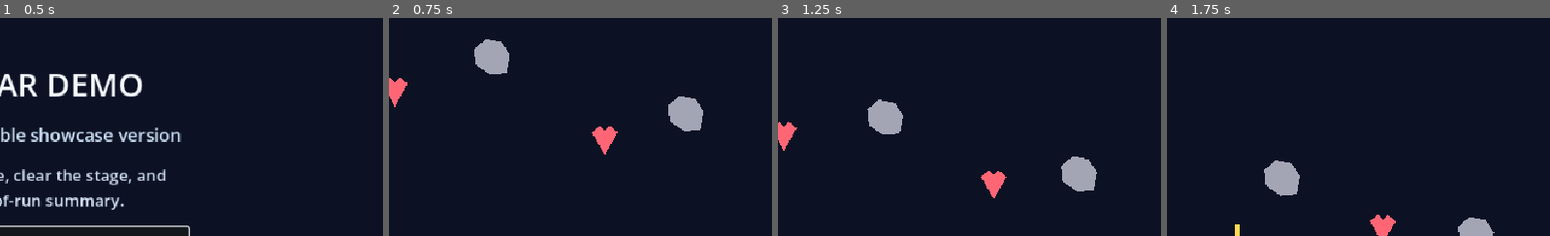
Above: before the commit, frames 1-4 (left to right).
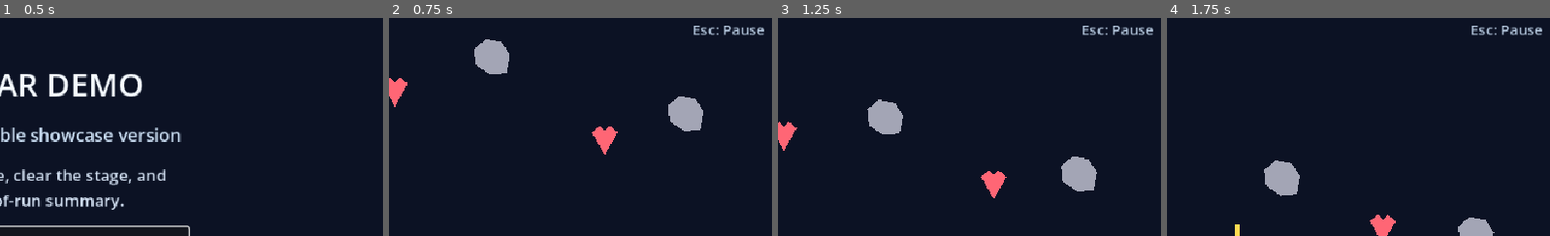
Above: after the commit, the same moments.

Repository: Drew-Z/game-next-spacewar
Game: Godot game, scene res://scenes/main_menu.tscn
Same seed, same stepped clock (60 frames per second), same inputs: the game is played once before the commit and once after it.
Inputs:
- Up to frame 1 (0.5 s): no input
- Up to frame 2 (0.75 s): click "Start Game" at 0.5 s
- Up to frame 3 (1.25 s): no input
- Up to frame 4 (1.75 s): tap Enter (ui_accept) at 1.25, 1.52 s; hold Right (ui_right) from 1.28 s (still down); tap R at 1.35 s
The pictures show only the part of the screen within x 49-99%, y 3-53%; the shares and areas given below are measured in that part.

Frame 1 is identical in both runs. In frame 2, 0.5% of the frame differs, in the area x 79-98%, y 3-8%; in frame 3, 0.5%; in frame 4, 0.5%.

Commit message:
feat(menu): add pause flow and return to main menu

Diff:
--- a/scenes/main.tscn
+++ b/scenes/main.tscn
@@ -45,6 +45,16 @@
 theme_override_font_sizes/font_size = 24
 text = "HP: 3/3"
 
+[node name="PauseHintLabel" type="Label" parent="HUD"]
+offset_left = 720.0
+offset_top = 18.0
+offset_right = 938.0
+offset_bottom = 42.0
+theme_override_colors/font_color = Color(0.701961, 0.776471, 0.862745, 1)
+theme_override_font_sizes/font_size = 18
+text = "Esc: Pause"
+horizontal_alignment = 2
+
 [node name="ResultPanel" type="PanelContainer" parent="HUD"]
 visible = false
 offset_left = 220.0
@@ -72,3 +82,42 @@
 theme_override_font_sizes/font_size = 22
 text = "Result: Cleared\nDestroyed: 0/0\nSummary: You completed the current single-run demo.\nNow: Press R to play again\nNext: More route choices are planned in a later stage\nBuild: This version now supports one complete demo run"
 horizontal_alignment = 1
+
+[node name="PausePanel" type="PanelContainer" parent="HUD"]
+visible = false
+offset_left = 260.0
+offset_top = 130.0
+offset_right = 700.0
+offset_bottom = 330.0
+
+[node name="MarginContainer" type="MarginContainer" parent="HUD/PausePanel"]
+theme_override_constants/margin_left = 24
+theme_override_constants/margin_top = 24
+theme_override_constants/margin_right = 24
+theme_override_constants/margin_bottom = 24
+
+[node name="Content" type="VBoxContainer" parent="HUD/PausePanel/MarginContainer"]
+theme_override_constants/separation = 14
+
+[node name="PauseTitle" type="Label" parent="HUD/PausePanel/MarginContainer/Content"]
+theme_override_colors/font_color = Color(0.960784, 0.980392, 1, 1)
+theme_override_font_sizes/font_size = 34
+text = "PAUSED"
+horizontal_alignment = 1
+
+[node name="PauseBody" type="Label" parent="HUD/PausePanel/MarginContainer/Content"]
+theme_override_colors/font_color = Color(0.835294, 0.890196, 0.960784, 1)
+theme_override_font_sizes/font_size = 20
+text = "Take a short break, then continue the current run or return to the main menu."
+horizontal_alignment = 1
+autowrap_mode = 3
+
+[node name="ContinueButton" type="Button" parent="HUD/PausePanel/MarginContainer/Content"]
+custom_minimum_size = Vector2(0, 48)
+theme_override_font_sizes/font_size = 20
+text = "Continue"
+
+[node name="BackToMenuButton" type="Button" parent="HUD/PausePanel/MarginContainer/Content"]
+custom_minimum_size = Vector2(0, 48)
+theme_override_font_sizes/font_size = 20
+text = "Return to Main Menu"
--- a/scripts/main.gd
+++ b/scripts/main.gd
@@ -2,29 +2,43 @@
 
 @onready var player := $Player
 @onready var health_label := $HUD/HealthLabel as Label
+@onready var pause_hint_label := $HUD/PauseHintLabel as Label
 @onready var result_panel := $HUD/ResultPanel as PanelContainer
 @onready var result_title_label := $HUD/ResultPanel/MarginContainer/Content/ResultTitle as Label
 @onready var result_body_label := $HUD/ResultPanel/MarginContainer/Content/ResultBody as Label
+@onready var pause_panel := $HUD/PausePanel as PanelContainer
+@onready var continue_button := $HUD/PausePanel/MarginContainer/Content/ContinueButton as Button
+@onready var back_to_menu_button := $HUD/PausePanel/MarginContainer/Content/BackToMenuButton as Button
 
 var cleared_enemy_targets := 0
 var resolved_enemy_targets := 0
 var total_enemy_targets := 0
 var is_cleared := false
 var is_failed := false
+var is_paused := false
 
 
 func _ready() -> void:
+	process_mode = Node.PROCESS_MODE_ALWAYS
+	pause_panel.process_mode = Node.PROCESS_MODE_WHEN_PAUSED
+
 	player.health_changed.connect(_on_player_health_changed)
 	player.defeated.connect(_on_player_defeated)
+	continue_button.pressed.connect(_on_continue_button_pressed)
+	back_to_menu_button.pressed.connect(_on_back_to_menu_button_pressed)
 
 	cleared_enemy_targets = 0
 	resolved_enemy_targets = 0
 	total_enemy_targets = 0
 	is_cleared = false
 	is_failed = false
+	is_paused = false
+	get_tree().paused = false
 	result_panel.visible = false
+	pause_panel.visible = false
 	result_title_label.text = ""
 	result_body_label.text = ""
+	pause_hint_label.visible = true
 	_on_player_health_changed(player.current_health, player.max_health)
 	_connect_clear_targets()
 
@@ -40,9 +54,20 @@
 
 
 func _unhandled_input(event: InputEvent) -> void:
+	if event is InputEventKey and event.pressed and not event.echo and event.physical_keycode == KEY_ESCAPE:
+		if is_failed or is_cleared:
+			return
+		if is_paused:
+			_resume_game()
+		else:
+			_pause_game()
+		get_viewport().set_input_as_handled()
+		return
+
 	if not (is_failed or is_cleared):
 		return
 	if event is InputEventKey and event.pressed and not event.echo and event.physical_keycode == KEY_R:
+		get_tree().paused = false
 		get_tree().call_deferred("reload_current_scene")
 
 
@@ -89,6 +114,9 @@
 	if is_failed:
 		summary_text = "Summary: Your ship was lost before the run was cleared."
 
+	if is_paused:
+		_resume_game()
+
 	result_title_label.text = title
 	result_body_label.text = "\n".join([
 		outcome_text,
@@ -99,3 +127,26 @@
 		"Build: This version now supports one complete demo run",
 	])
 	result_panel.visible = true
+
+
+func _pause_game() -> void:
+	is_paused = true
+	pause_panel.visible = true
+	get_tree().paused = true
+	continue_button.grab_focus()
+
+
+func _resume_game() -> void:
+	get_tree().paused = false
+	is_paused = false
+	pause_panel.visible = false
+
+
+func _on_continue_button_pressed() -> void:
+	_resume_game()
+
+
+func _on_back_to_menu_button_pressed() -> void:
+	get_tree().paused = false
+	is_paused = false
+	get_tree().change_scene_to_file("res://scenes/main_menu.tscn")
Not shown, changed: README.md
Not shown, changed: docs/roadmap.md
Not shown, changed: docs/task-board.md
Not shown, changed: docs/test-checklist.md
